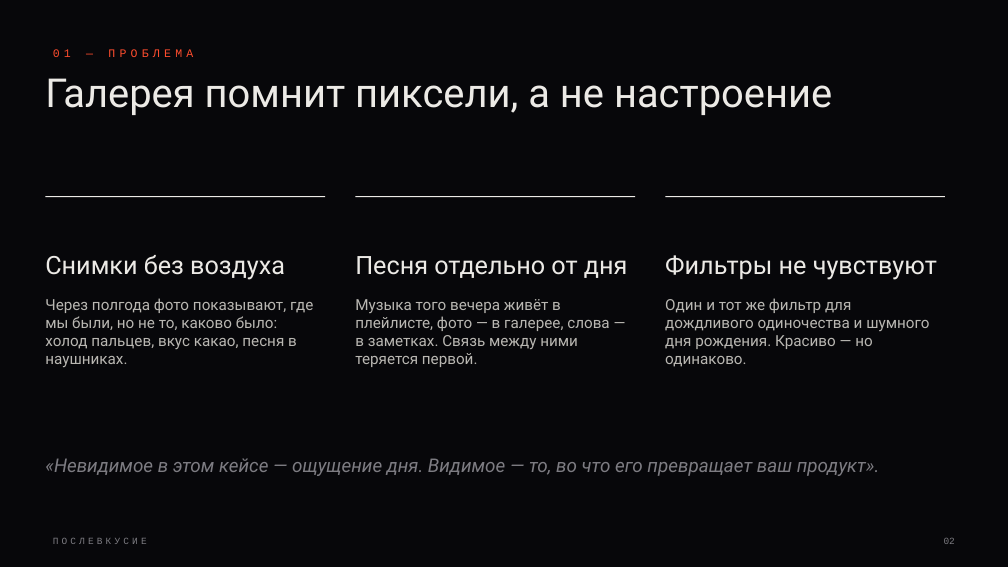
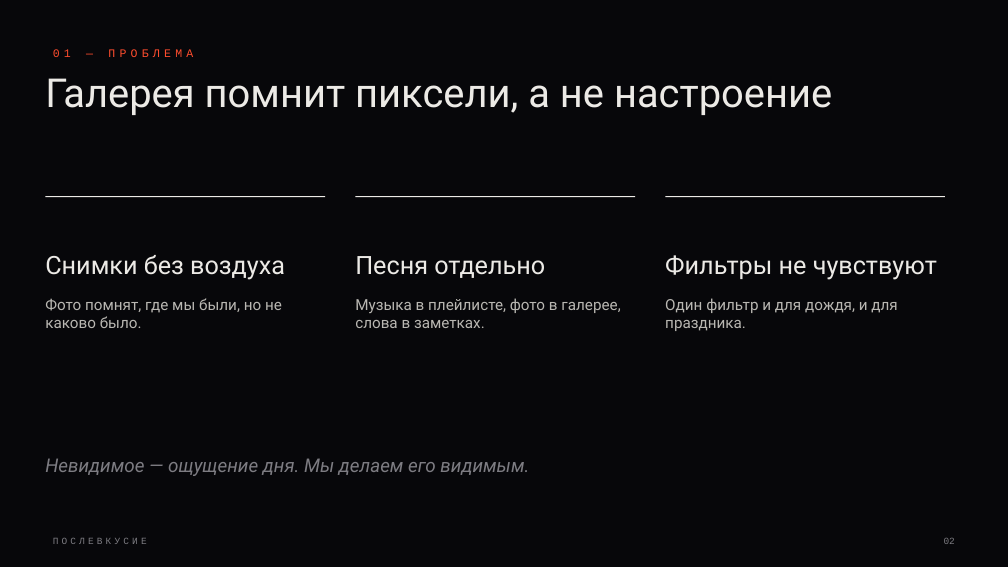
Before and after one commit to asylbeksofiev-pixel/poslevkusie, a slide deck: slide 2 of docs/presentation/Послевкусие — презентация.pptx. Drawn at 1008x567 pixels with LibreOffice and Linux fonts; fonts in the diff are those of the drawing. Boxes give left, top, right and bottom in pixels: in the first picture for what was removed or moved away, otherwise in the second. Text is boxed around its words. In the diff, an @@ line names an element or a change of style, - is before the commit and + after.

Commit message:
Надёжность и полировка: библиотеки без CDN, чёткий рендер и любые пропорции фото, звук в видео для ссылок, стабильная главная, запись дня в 3 шага, визуальная «Система», лёгкая страница дня, короче тексты

```diff
--- a/docs/presentation/Послевкусие — презентация.pptx
+++ b/docs/presentation/Послевкусие — презентация.pptx
@@ text at box(355, 256, 545, 278): text changed @@
-Песня отдельно от дня
+Песня отдельно
@@ text at box(45, 298, 282, 328): text changed @@
-Через полгода фото показывают, где мы были, но не то, каково было: холод пальцев, вкус какао, песня в наушниках.
+Фото помнят, где мы были, но не каково было.
@@ text at box(355, 298, 620, 328): text changed @@
-Музыка того вечера живёт в плейлисте, фото — в галерее, слова — в заметках. Связь между ними теряется первой.
+Музыка в плейлисте, фото в галерее, слова в заметках.
@@ text at box(665, 298, 897, 331): text changed @@
-Один и тот же фильтр для дождливого одиночества и шумного дня рождения. Красиво — но одинаково.
+Один фильтр и для дождя, и для праздника.
@@ text at box(45, 458, 529, 476): text changed @@
-«Невидимое в этом кейсе — ощущение дня. Видимое — то, во что его превращает ваш продукт».
+Невидимое — ощущение дня. Мы делаем его видимым.
```
Also in this commit, not shown: 13 other slides changed, 1 slide added, 1 slide removed, 20 other files.
